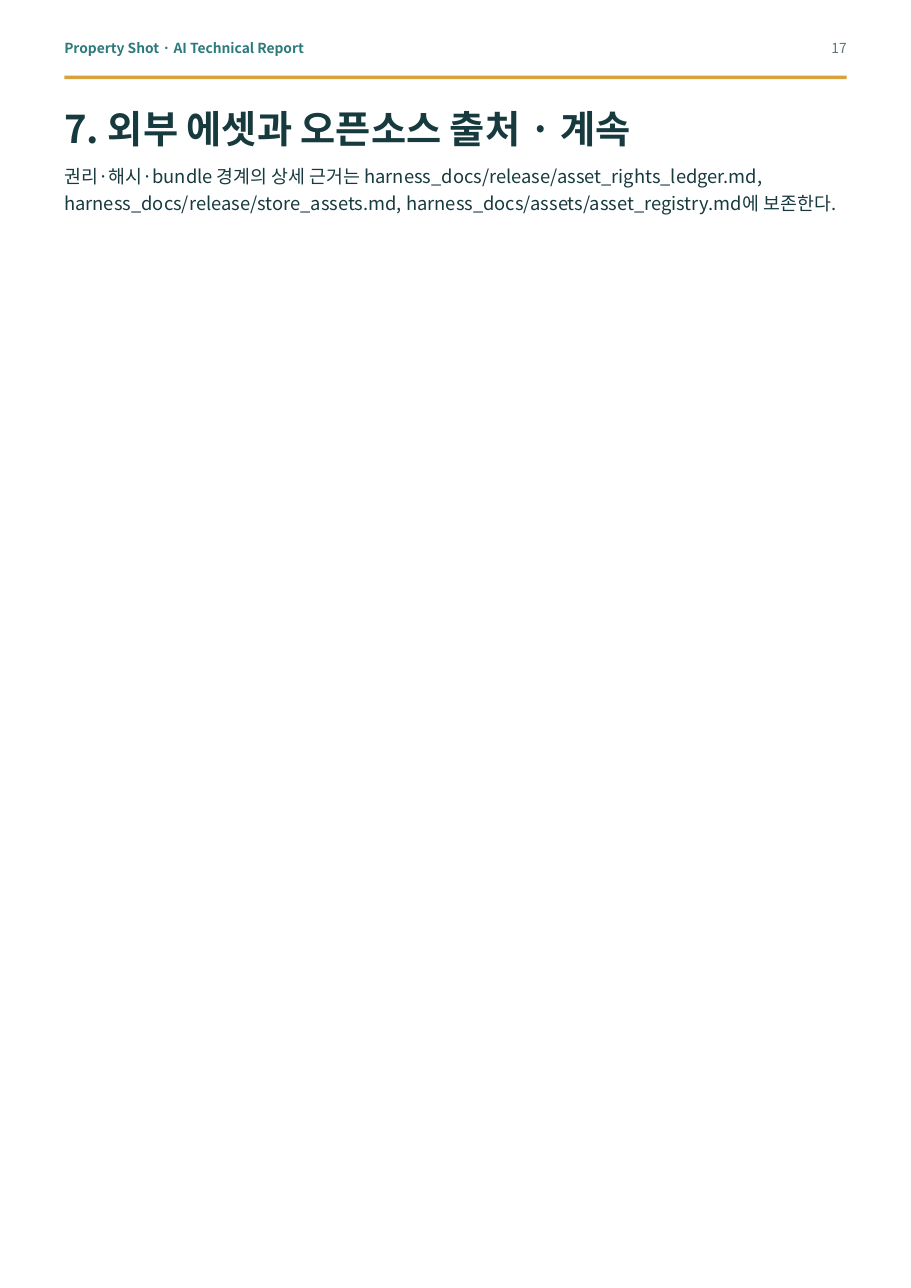
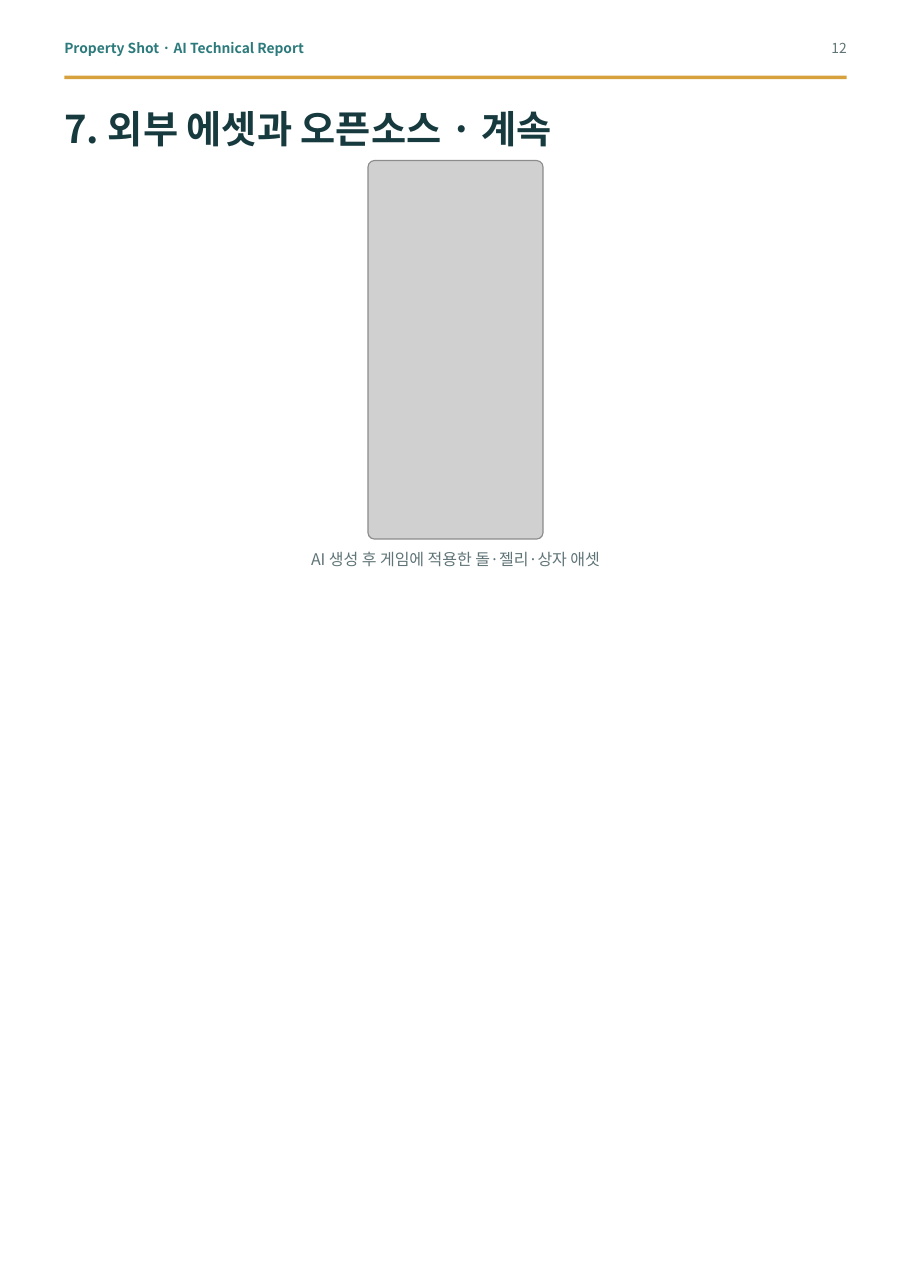
Before and after one commit to good5229/Property_shot, a slide deck: slide 12 of report/dist/property_shot_ai_technical_report.pptx (slide 17 before the commit). Drawn at 911x1288 pixels with LibreOffice and Linux fonts; fonts in the diff are those of the drawing; grey boxes stand for pictures. Boxes give left, top, right and bottom in pixels: in the first picture for what was removed or moved away, otherwise in the second. Text is boxed around its words. In the diff, an @@ line names an element or a change of style, - is before the commit and + after.

Commit message:
docs: refocus NAN reports for evaluators

```diff
--- a/report/dist/property_shot_ai_technical_report.pptx
+++ b/report/dist/property_shot_ai_technical_report.pptx
@@ text at (831, 43, 846, 53): text changed @@
-17
+12
@@ text at (64, 111, 551, 147): text changed @@
-7. 외부 에셋과 오픈소스 출처 · 계속
+7. 외부 에셋과 오픈소스 · 계속
@@ text removed at (64, 168, 837, 215) @@
-권리·해시·bundle 경계의 상세 근거는 harness_docs/release/asset_rights_ledger.md, harness_docs/release/store_assets.md, harness_docs/assets/asset_registry.md에 보존한다.
@@ picture added at (368, 161, 543, 540) @@
@@ text added at (311, 551, 599, 566), 10.5 pt, text #607477 @@
+AI 생성 후 게임에 적용한 돌·젤리·상자 애셋
```
Also in this commit, not shown: 7 other slides changed, 6 slides added, 11 slides removed, 13 other files.
